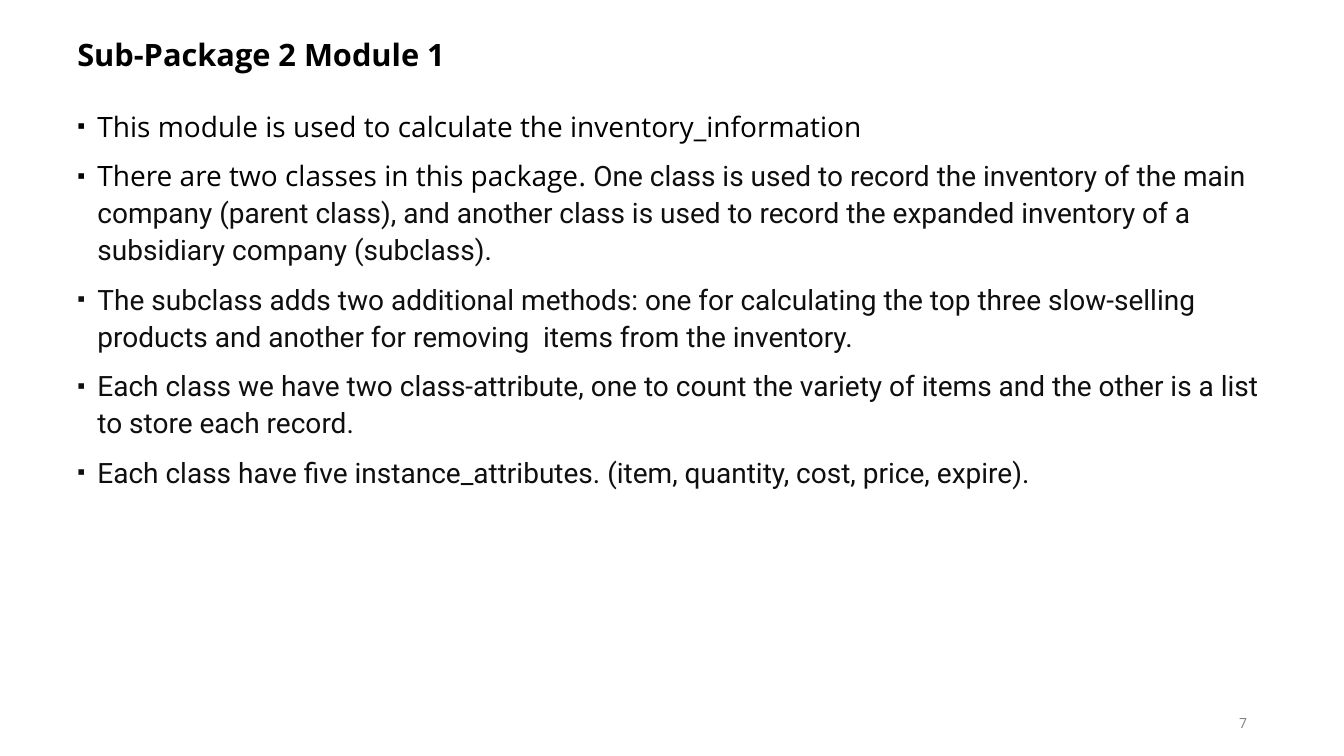
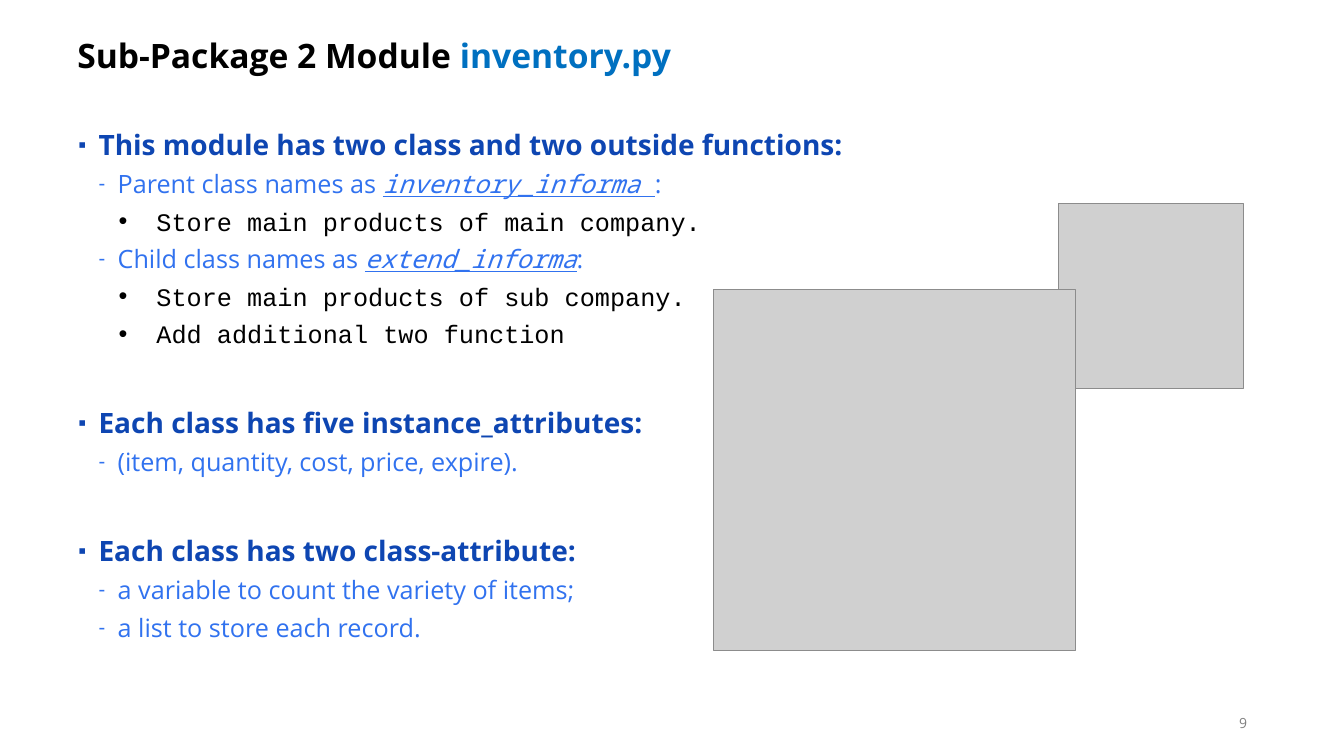
Before and after one commit to Data533-Group-3/Project, a slide deck: slide 9 of Presentation_Group3.pptx (slide 7 before the commit). Drawn at 1344x756 pixels with LibreOffice and Linux fonts; fonts in the diff are those of the drawing; grey boxes stand for pictures; background and template pictures are left out. Boxes give left, top, right and bottom in pixels: in the first picture for what was removed or moved away, otherwise in the second. Text is boxed around its words. In the diff, an @@ line names an element or a change of style, - is before the commit and + after.

```diff
--- a/Presentation_Group3.pptx
+++ b/Presentation_Group3.pptx
@@ title at <box>77,42,671,76</box>: text changed; size 22 to 24 pt @@
-Sub-Package 2 Module 1
+Sub-Package 2 Module inventory.py
@@ text at <box>99,133,843,638</box>: text changed; size 20 to 18 pt; font Roboto to Open Sans; text colour #0F0F0F to #3172EF @@
-▪ This module is used to calculate the inventory_information
-▪ There are two classes in this package. One class is used to record the inventory of the main company (parent class), and another class is used to record the expanded inventory of a subsidiary company (subclass).
-▪ The subclass adds two additional methods: one for calculating the top three slow-selling products and another for removing items from the inventory.
-▪ Each class we have two class-attribute, one to count the variety of items and the other is a list to store each record.
-▪ Each class have five instance_attributes. (item, quantity, cost, price, expire).
+▪ This module has two class and two outside functions:
+  – Parent class names as inventory_informa :
+    • Store main products of main company.
+  – Child class names as extend_informa:
+    • Store main products of sub company.
+    • Add additional two function
+▪ Each class has five instance_attributes:
+  – (item, quantity, cost, price, expire).
+▪ Each class has two class-attribute:
+  – a variable to count the variety of items;
+  – a list to store each record.
@@ picture added at <box>1059,204,1243,388</box> @@
@@ picture added at <box>714,289,1075,650</box> @@
@@ page number at <box>1239,718,1247,728</box>: text changed @@
-7
+9
```
Also in this commit, not shown: 8 other slides changed, 1 slide added, 1 slide removed, 2 other files.
